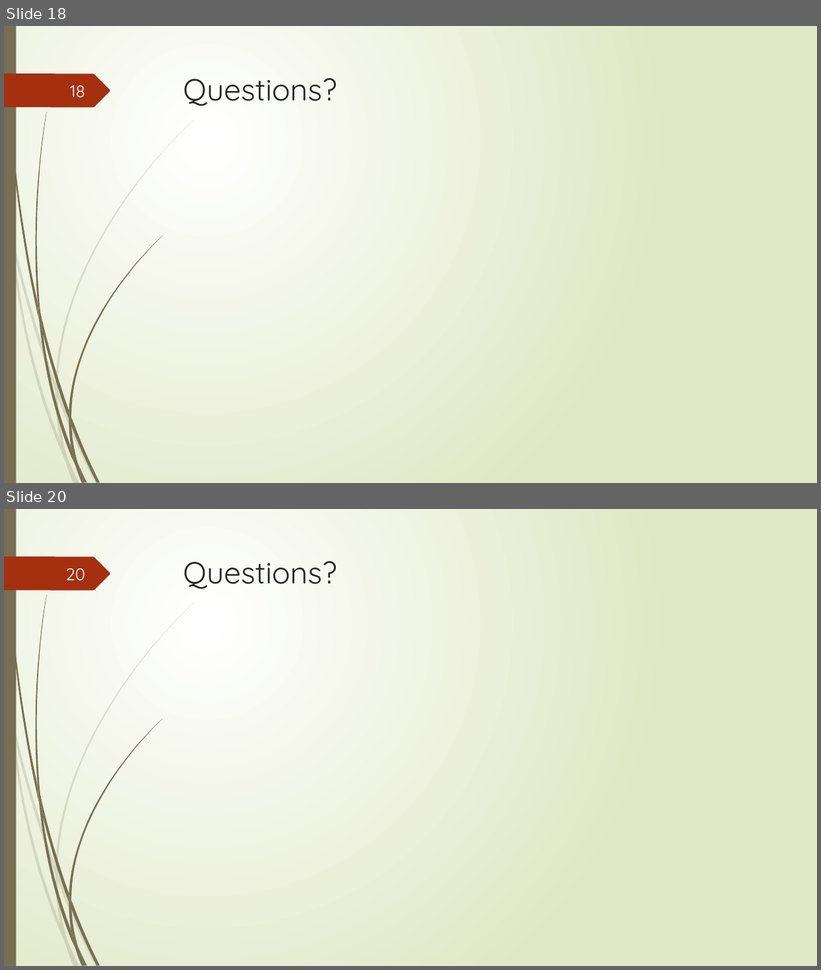
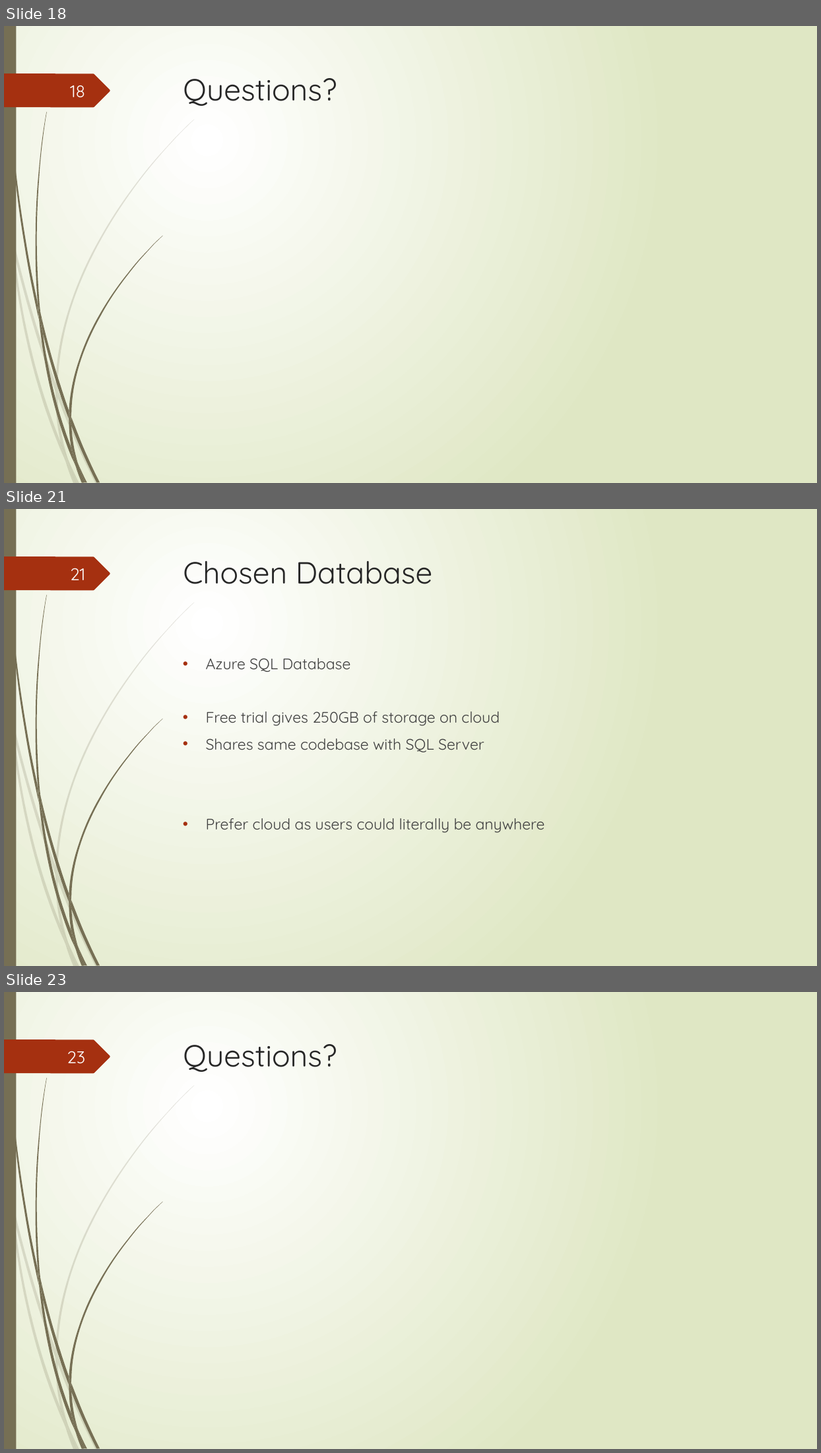
Before and after one commit to junmin-yee/Landmarked, a slide deck: Presentations/Sprint01 ReviewMeeting.pptx. Shown one above the other, each under a label of ours: slides 18 and 20 before the commit, slides 18, 21 and 23 after it; the slides between them are not shown. The pictures are 821x970 and 821x1453 pixels, drawn with LibreOffice and Linux fonts; fonts in the diff are those of the drawing. Boxes give left, top, right and bottom in pixels: in the first picture for what was removed or moved away, otherwise in the second. Text is boxed around its words. In the diff, an @@ line names an element or a change of style, - is before the commit and + after.

```diff
--- a/Presentations/Sprint01 ReviewMeeting.pptx
+++ b/Presentations/Sprint01 ReviewMeeting.pptx
@@ slide 21 added at [4,509,817,966], background gradient #FFFFFF to #DFE8C4; not listed: 24 template elements that a slide beside it also shows @@
@@ page number added at [70,568,85,580], 20 pt, text #FEFFFF @@
+21
@@ title added at [183,561,432,584], 36 pt, text #262626 @@
+Chosen Database
@@ text added at [206,658,545,833], 18 pt, text #404040 @@
+• Azure SQL Database
+• Free trial gives 250GB of storage on cloud
+• Shares same codebase with SQL Server
+• Prefer cloud as users could literally be anywhere
@@ what was slide 20 is now slide 23 @@
@@ page number at [67,1051,85,1064]: text changed @@
-20
+23
```
Also in this commit, not shown: 6 other slides added, 3 slides removed.
